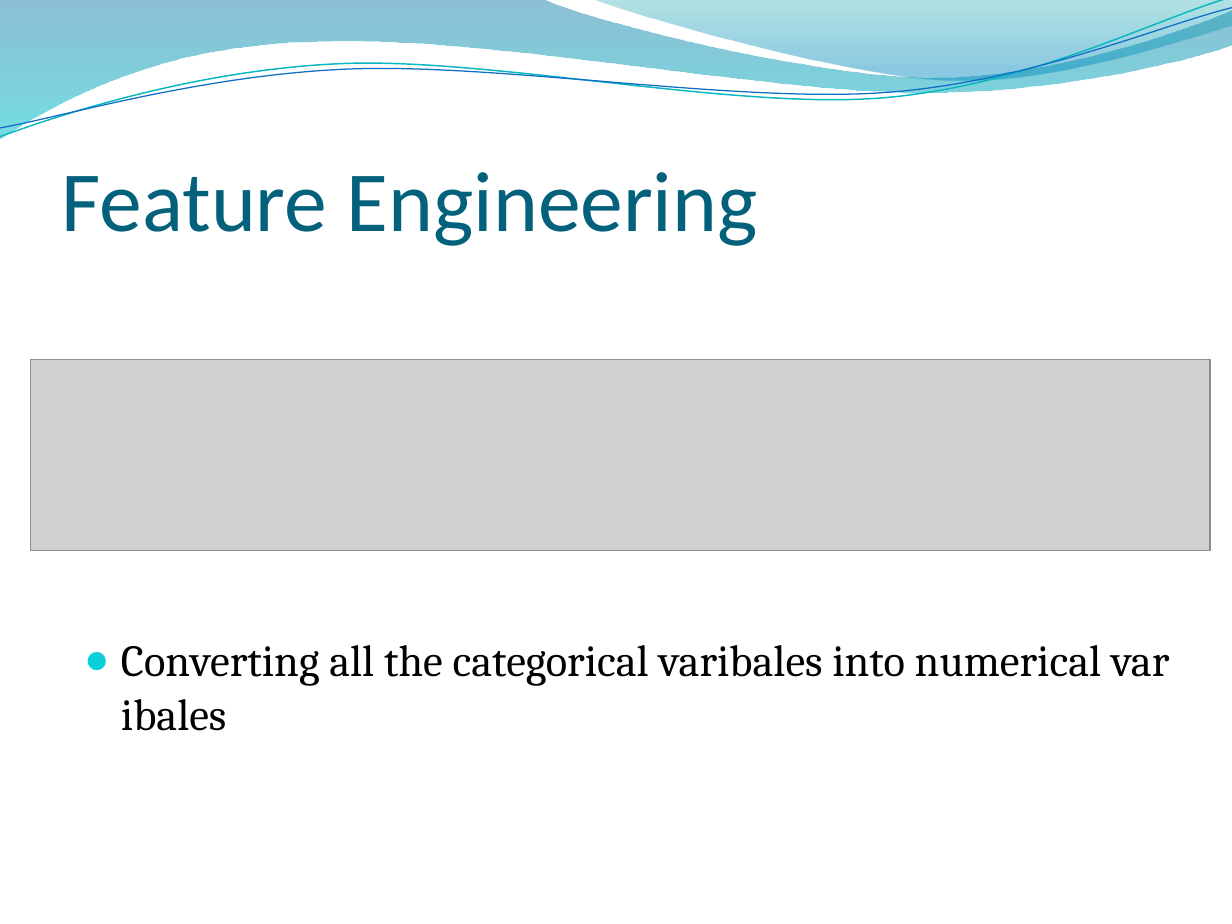
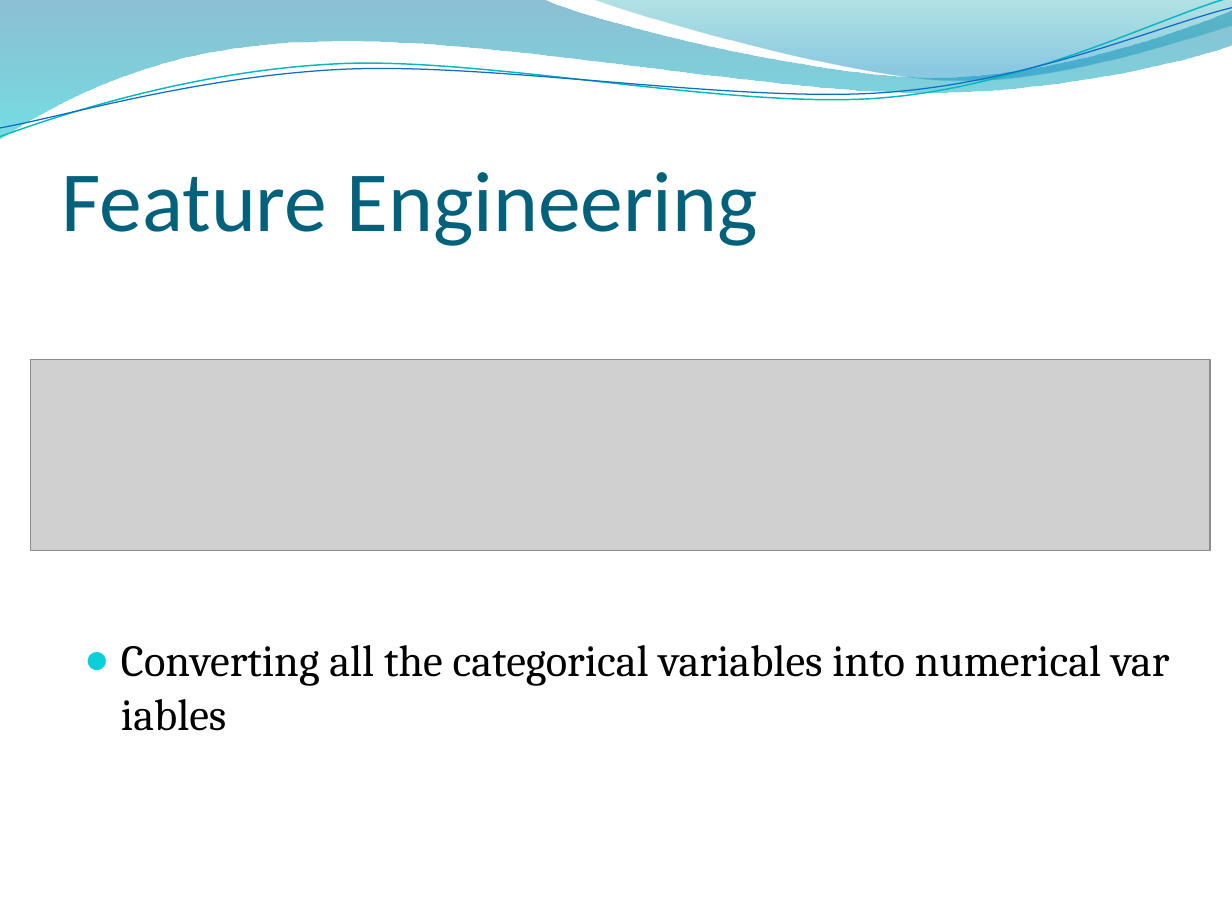
Before and after one commit to williambfi/machine-learning-assignment, a slide deck: slide 18 of Final Project House Loan Prediction/HOUSE LOAN PREDICTION.pptx. Drawn at 1232x924 pixels with LibreOffice and Linux fonts; fonts in the diff are those of the drawing; grey boxes stand for pictures; background and template pictures are left out. Boxes give left, top, right and bottom in pixels: in the first picture for what was removed or moved away, otherwise in the second. Text is boxed around its words. In the diff, an @@ line names an element or a change of style, - is before the commit and + after.

```diff
--- a/Final Project House Loan Prediction/HOUSE LOAN PREDICTION.pptx
+++ b/Final Project House Loan Prediction/HOUSE LOAN PREDICTION.pptx
@@ text at [121, 645, 1101, 686]: text changed @@
-● Converting all the categorical varibales into numerical varibales
+● Converting all the categorical variables into numerical variables
```
Also in this commit, not shown: 13 other slides changed.
